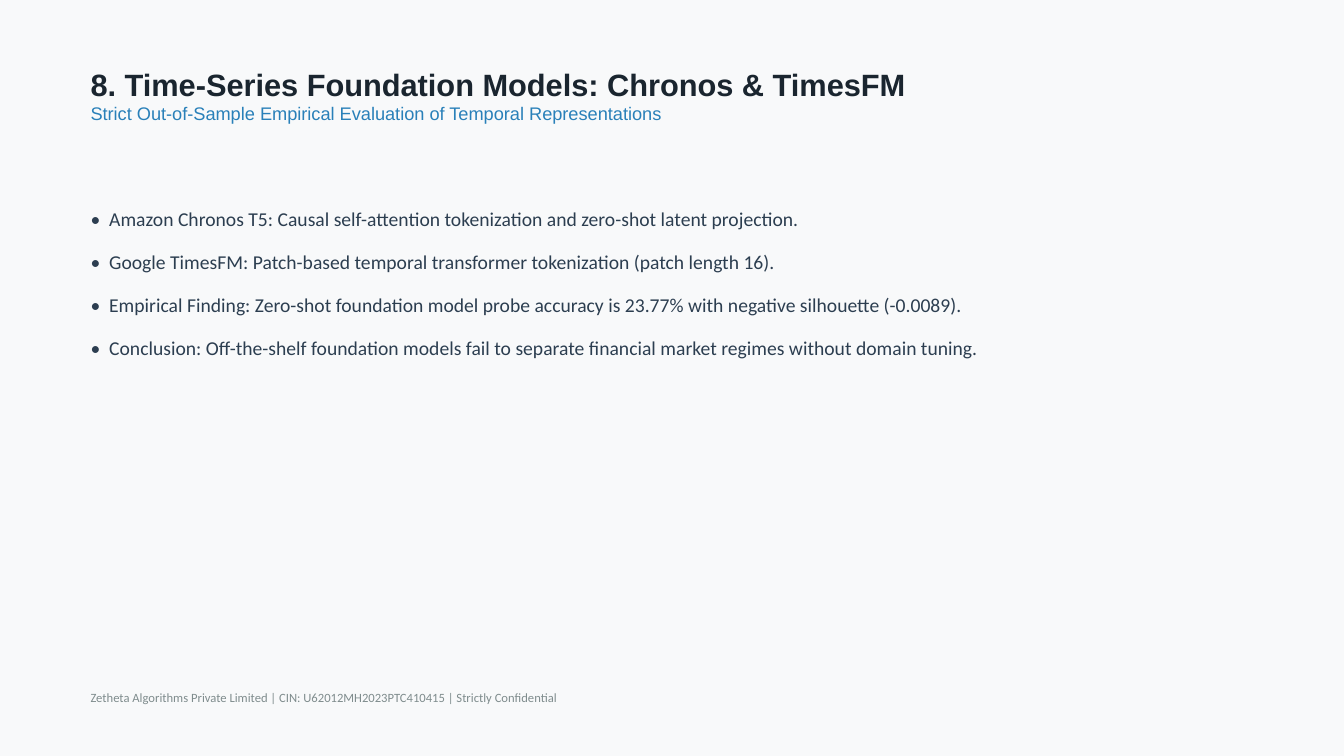
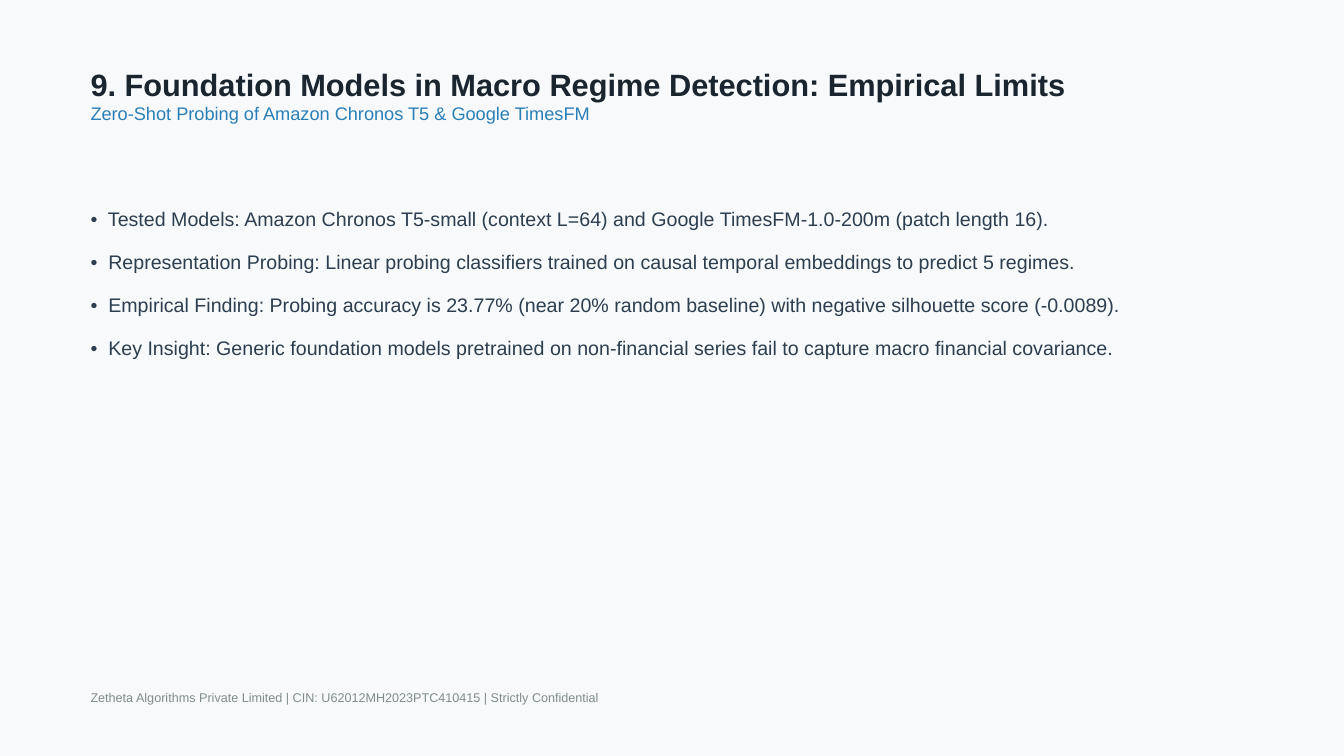
Before and after one commit to D12rocks/493561A-bayesian-regime-detection-engine, a slide deck: slide 9 of reports/final/FINAL_PRESENTATION.pptx. Drawn at 1344x756 pixels with LibreOffice and Linux fonts; fonts in the diff are those of the drawing. Boxes give left, top, right and bottom in pixels: in the first picture for what was removed or moved away, otherwise in the second. Text is boxed around its words. In the diff, an @@ line names an element or a change of style, - is before the commit and + after.

Commit message:
fix(hardening): finalize 18-slide presentation, Stan/rstanarm R models, target distinction, and submission status

```diff
--- a/reports/final/FINAL_PRESENTATION.pptx
+++ b/reports/final/FINAL_PRESENTATION.pptx
@@ text at bbox=[91, 73, 1066, 124]: text changed; size 13 to 22 pt; text colour #2980B9 to #1A252F; bold on @@
-8. Time-Series Foundation Models: Chronos & TimesFM
-Strict Out-of-Sample Empirical Evaluation of Temporal Representations
+9. Foundation Models in Macro Regime Detection: Empirical Limits
+Zero-Shot Probing of Amazon Chronos T5 & Google TimesFM
@@ text at bbox=[108, 211, 1119, 359]: text changed; font Calibri to Arial @@
-• Amazon Chronos T5: Causal self-attention tokenization and zero-shot latent projection.
-• Google TimesFM: Patch-based temporal transformer tokenization (patch length 16).
-• Empirical Finding: Zero-shot foundation model probe accuracy is 23.77% with negative silhouette (-0.0089).
-• Conclusion: Off-the-shelf foundation models fail to separate financial market regimes without domain tuning.
+• Tested Models: Amazon Chronos T5-small (context L=64) and Google TimesFM-1.0-200m (patch length 16).
+• Representation Probing: Linear probing classifiers trained on causal temporal embeddings to predict 5 regimes.
+• Empirical Finding: Probing accuracy is 23.77% (near 20% random baseline) with negative silhouette score (-0.0089).
+• Key Insight: Generic foundation models pretrained on non-financial series fail to capture macro financial covariance.
@@ text "Zetheta Algorithms Private Limited | ..." at bbox=[91, 693, 599, 705]: font Calibri to Arial @@
```
Also in this commit, not shown: 8 other slides changed, 9 slides added, 10 slides removed, 16 other files.
